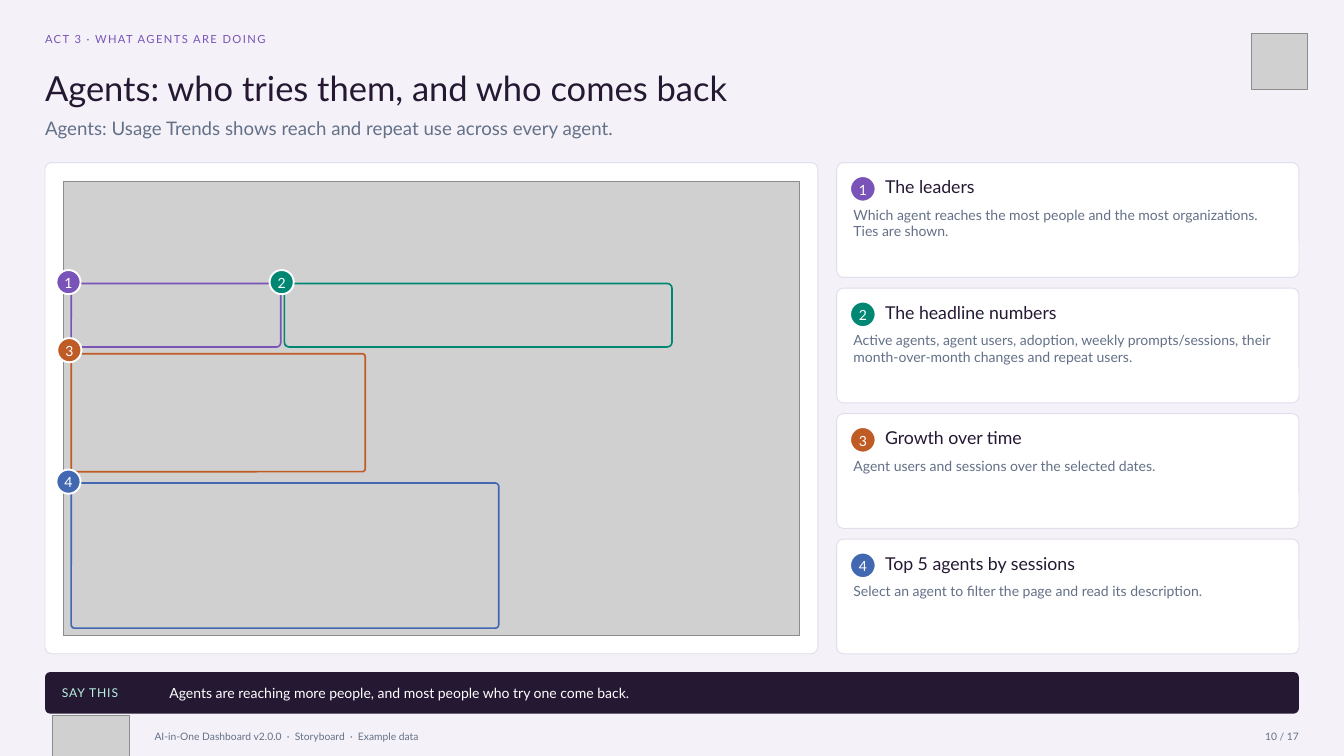
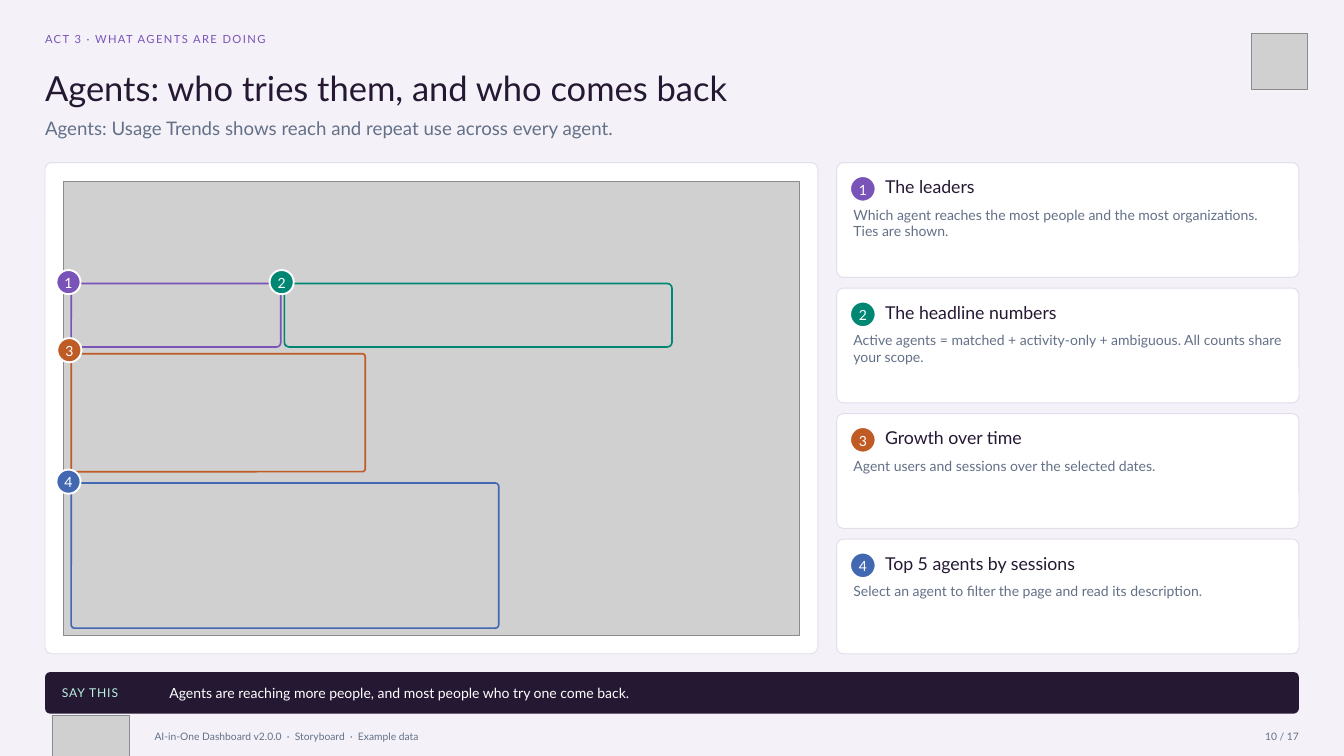
Before and after one commit to microsoft/AI-in-One-Dashboard, a slide deck: slide 10 of AI-in-One-v2.0.0-Storyboard.pptx. Drawn at 1344x756 pixels with LibreOffice and Linux fonts; fonts in the diff are those of the drawing; grey boxes stand for pictures. Boxes give left, top, right and bottom in pixels: in the first picture for what was removed or moved away, otherwise in the second. Text is boxed around its words. In the diff, an @@ line names an element or a change of style, - is before the commit and + after.

```diff
--- a/AI-in-One-v2.0.0-Storyboard.pptx
+++ b/AI-in-One-v2.0.0-Storyboard.pptx
@@ text at [853, 334, 1281, 365]: text changed @@
-Active agents, agent users, adoption, weekly prompts/sessions, their month-over-month changes and repeat users.
+Active agents = matched + activity-only + ambiguous. All counts share your scope.
```
Also in this commit, not shown: 9 other slides changed, 49 other files.
